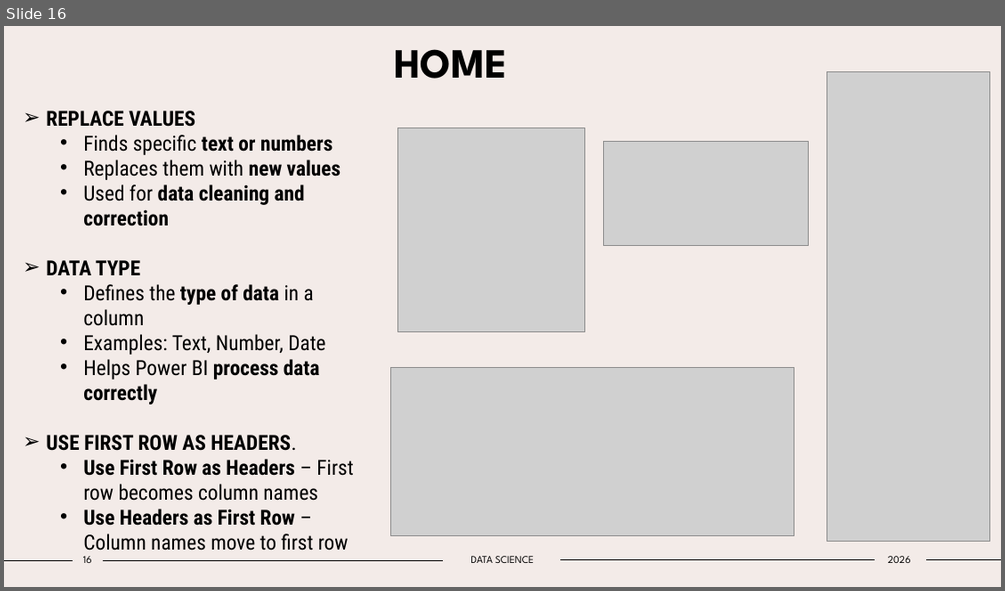
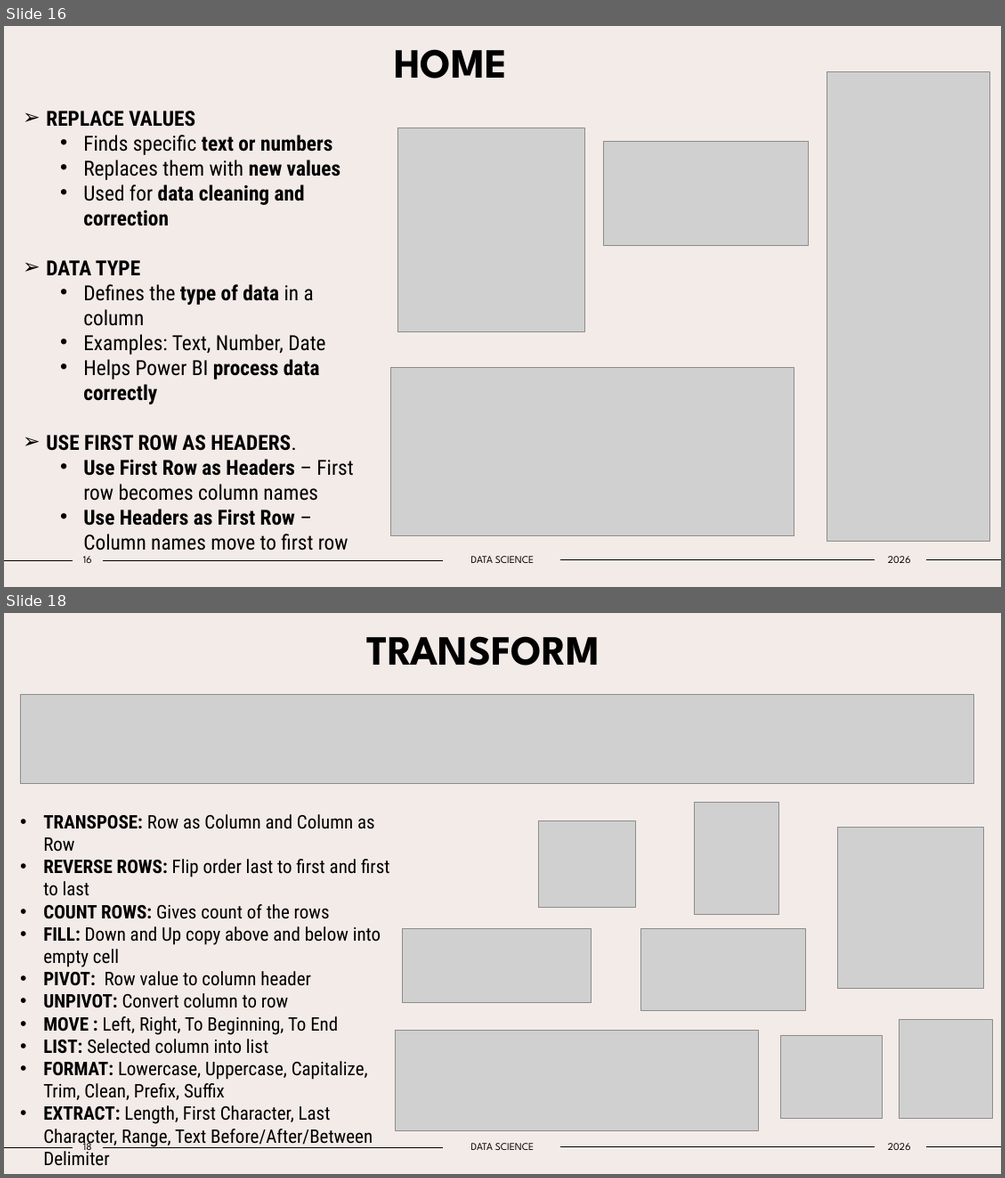
Before and after one commit to Tejas-Santosh-Nalawade/Data-Science-Internship, a slide deck: PPT/POWER_BI.pptx. Shown one above the other, each under a label of ours: slide 16 before the commit, slides 16 and 18 after it; the slides between them are not shown. The pictures are 1005x591 and 1005x1178 pixels, drawn with LibreOffice and Linux fonts; fonts in the diff are those of the drawing; grey boxes stand for pictures. Boxes give left, top, right and bottom in pixels: in the first picture for what was removed or moved away, otherwise in the second. Text is boxed around its words. In the diff, an @@ line names an element or a change of style, - is before the commit and + after.

Commit message:
Week 2 AND Week 3 work Data Modeling and DAX and Power BI

```diff
--- a/PPT/POWER_BI.pptx
+++ b/PPT/POWER_BI.pptx
@@ slide 18 added at (x1=4, y1=613, x2=1001, y2=1174), background #F3EBE8; not listed: 4 template elements that a slide beside it also shows @@
@@ title added at (x1=366, y1=636, x2=600, y2=666), 40 pt, text #000000, bold @@
+TRANSFORM
@@ picture added at (x1=20, y1=694, x2=974, y2=783) @@
@@ text added at (x1=43, y1=814, x2=389, y2=1124), 18 pt, text #000000 @@
+• TRANSPOSE: Row as Column and Column as Row
+• REVERSE ROWS: Flip order last to first and first to last
+• COUNT ROWS: Gives count of the rows
+• FILL: Down and Up copy above and below into empty cell
+• PIVOT: Row value to column header
+• UNPIVOT: Convert column to row
+• MOVE : Left, Right, To Beginning, To End
+• LIST: Selected column into list
+• FORMAT: Lowercase, Uppercase, Capitalize, Trim, Clean, Prefix, Suffix
+• EXTRACT: Length, First Character, Last Character, Range, Text Before/After/Between Delimiter
@@ picture added at (x1=539, y1=821, x2=635, y2=908) @@
@@ picture added at (x1=695, y1=803, x2=778, y2=915) @@
@@ picture added at (x1=838, y1=827, x2=984, y2=988) @@
@@ picture added at (x1=403, y1=929, x2=591, y2=1003) @@
@@ picture added at (x1=641, y1=929, x2=806, y2=1011) @@
@@ picture added at (x1=395, y1=1030, x2=758, y2=1130) @@
@@ picture added at (x1=780, y1=1036, x2=882, y2=1118) @@
@@ picture added at (x1=899, y1=1019, x2=992, y2=1118) @@
@@ page number added at (x1=83, y1=1140, x2=92, y2=1154), 10 pt, text #000000 @@
+18
@@ text added at (x1=471, y1=1143, x2=534, y2=1150), 10 pt, text #000000 @@
+DATA SCIENCE
@@ text added at (x1=888, y1=1143, x2=911, y2=1150), 10 pt, text #000000 @@
+2026
```
Also in this commit, not shown: 2 slides changed, 12 other slides added, 10 other files.
